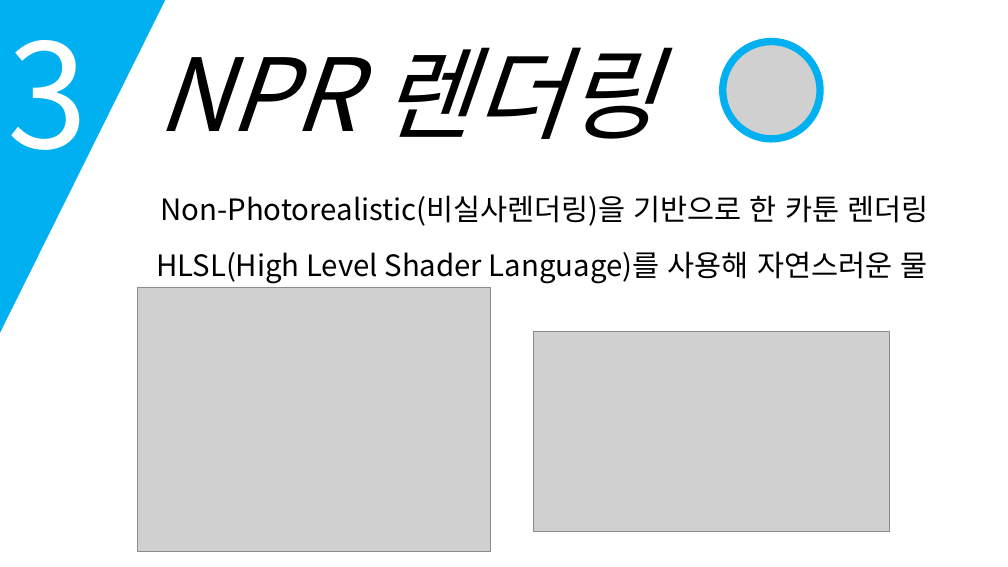
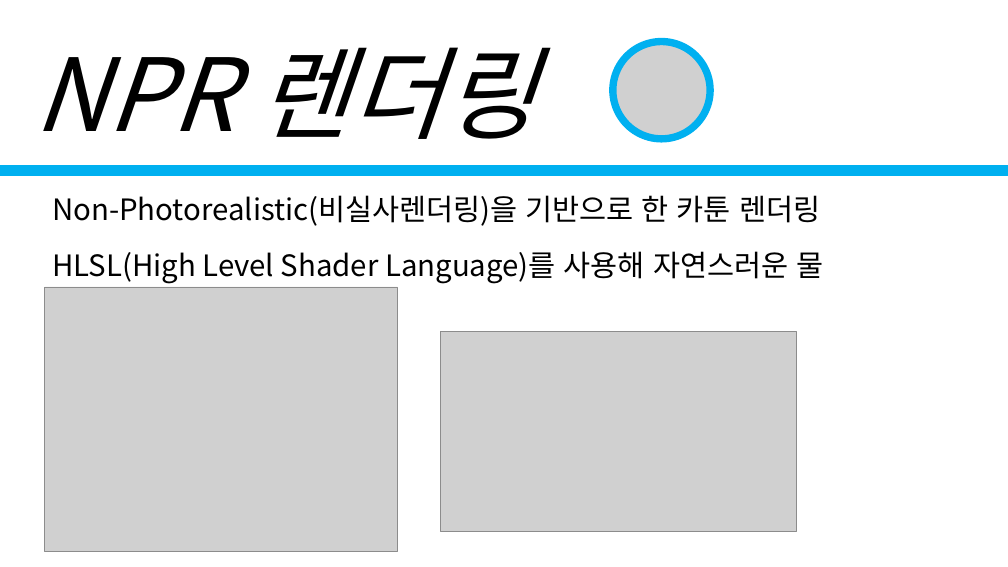
Before and after one commit to korleinster/gamebusdriver, a slide deck: slide 9 of documents/노루막이_김형준_신창섭_홍승필_허지훈.pptx. Drawn at 1008x567 pixels with LibreOffice and Linux fonts; fonts in the diff are those of the drawing; grey boxes stand for pictures; background and template pictures are left out. Boxes give left, top, right and bottom in pixels: in the first picture for what was removed or moved away, otherwise in the second. Text is boxed around its words. In the diff, an @@ line names an element or a change of style, - is before the commit and + after.

```diff
--- a/documents/노루막이_김형준_신창섭_홍승필_허지훈.pptx
+++ b/documents/노루막이_김형준_신창섭_홍승필_허지훈.pptx
@@ triangle removed at <box>0,0,165,333</box> @@
@@ text "NPR 렌더링": place and size @@
-text "NPR 렌더링" at <box>156,47,657,139</box>
+text "NPR 렌더링" at <box>33,47,535,139</box>
@@ 1 text, 1 picture, 1 ellipse: place and size @@
-1 text, 1 picture, 1 ellipse at <box>160,42,928,226</box>
+1 text, 1 picture, 1 ellipse at <box>52,42,820,226</box>
@@ line added from (0, 170) to (1008, 170), #00B0F0 10 pt @@
@@ text "HLSL(High Level Shader Language)를 사용해 ...": place and size @@
-text "HLSL(High Level Shader Language)를 사용해 ..." at <box>156,251,927,284</box>
+text "HLSL(High Level Shader Language)를 사용해 ..." at <box>52,251,823,284</box>
@@ picture: place and size @@
-picture at <box>138,287,491,552</box>
+picture at <box>45,287,398,552</box>
@@ picture: place and size @@
-picture at <box>534,332,890,532</box>
+picture at <box>441,332,797,532</box>
```
Also in this commit, not shown: 5 other slides changed.
